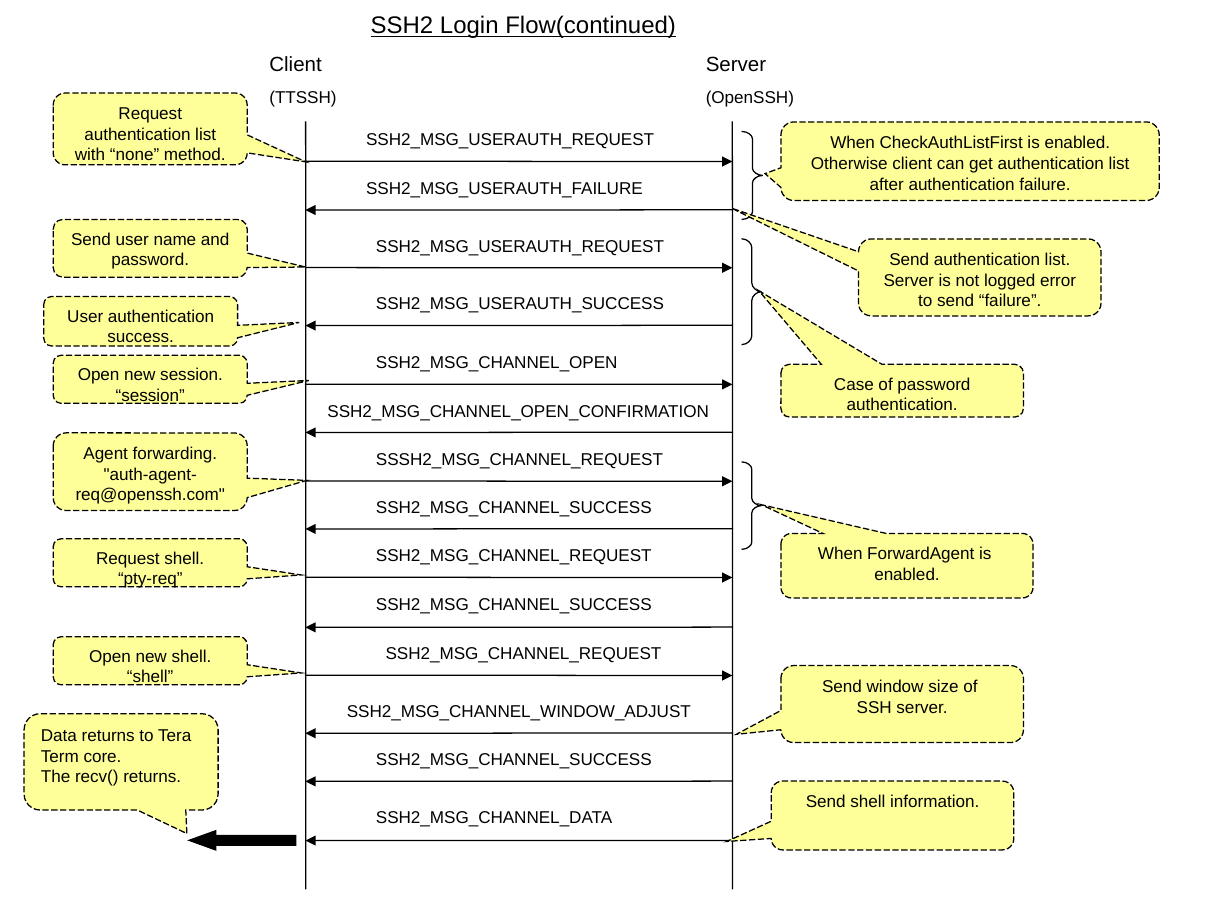
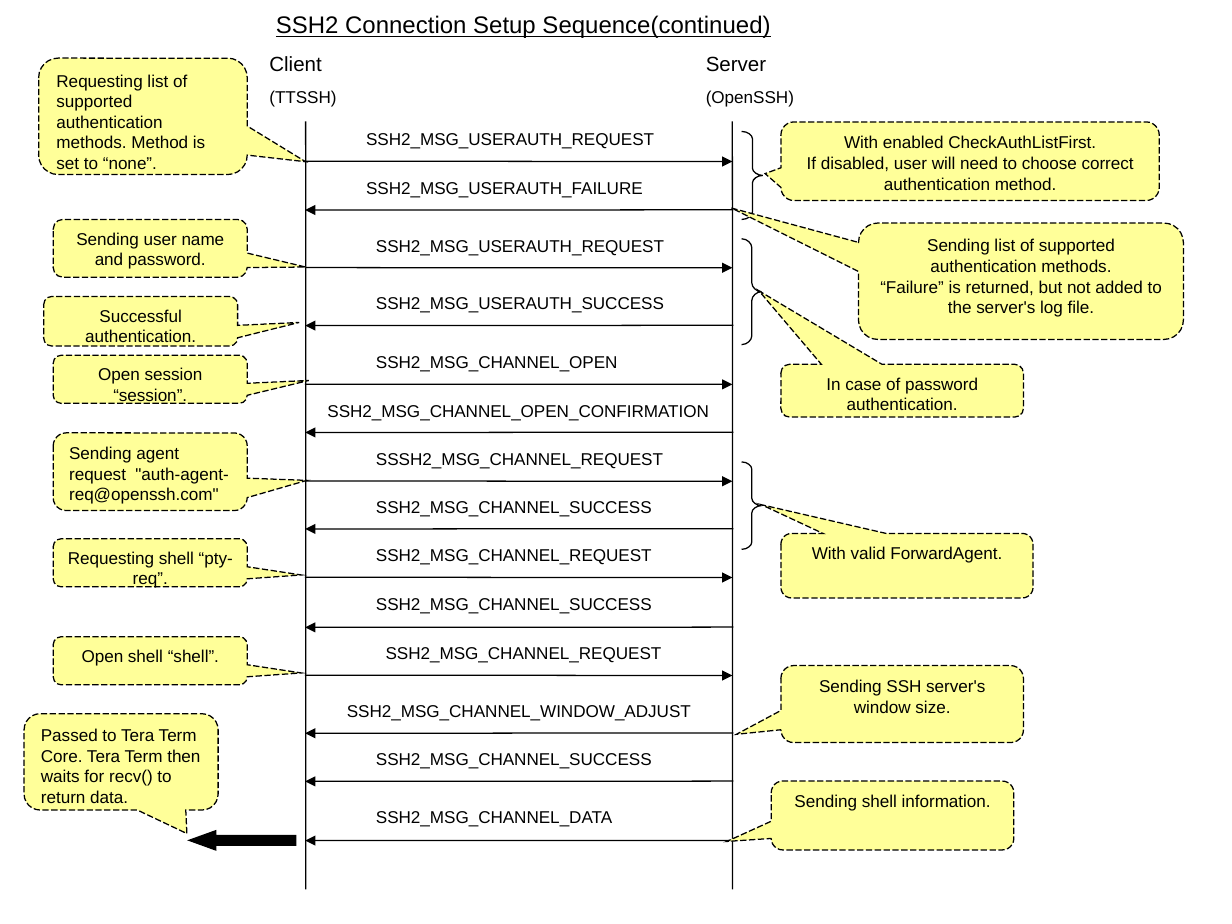
Before and after one commit to TeraTermProject/teraterm-mirror-gitsvn, a slide deck: slide 2 of doc/en/html/reference/image/ssh2_sequence.ppt. Drawn at 1232x924 pixels with LibreOffice and Linux fonts; fonts in the diff are those of the drawing. Boxes give left, top, right and bottom in pixels: in the first picture for what was removed or moved away, otherwise in the second. Text is boxed around its words. In the diff, an @@ line names an element or a change of style, - is before the commit and + after.

Commit message:
Correct the English text. Thanks to Boris.

```diff
--- a/doc/en/html/reference/image/ssh2_sequence.ppt
+++ b/doc/en/html/reference/image/ssh2_sequence.ppt
@@ title at <box>276,15,770,38</box>: text changed @@
-SSH2 Login Flow(continued)
+SSH2 Connection Setup Sequence(continued)
@@ rounded speech box "Requesting list of supported authentication ...": place and size @@
-rounded speech box "Requesting list of supported authentication ..." at <box>53,94,246,165</box>
+rounded speech box "Requesting list of supported authentication ..." at <box>38,58,246,174</box>
@@ rounded speech box "Requesting list of supported authentication ..." at <box>38,58,246,174</box>: proportions changed @@
@@ text in rounded speech box at <box>56,74,205,169</box>: text changed @@
-Request authentication list with “none” method.
+Requesting list of supported authentication methods. Method is set to “none”.
@@ text in rounded speech box at <box>807,135,1134,190</box>: text changed @@
-When CheckAuthListFirst is enabled.
-Otherwise client can get authentication list after authentication failure.
+With enabled CheckAuthListFirst.
+If disabled, user will need to choose correct authentication method.
@@ text in rounded speech box at <box>76,232,225,269</box>: text changed @@
-Send user name and password.
+Sending user name and password.
@@ rounded speech box "Sending list of supported authentication ..." at <box>859,223,1184,339</box>: proportions changed @@
@@ rounded speech box "Sending list of supported authentication ...": place and size @@
-rounded speech box "Sending list of supported authentication ..." at <box>859,239,1101,315</box>
+rounded speech box "Sending list of supported authentication ..." at <box>859,223,1184,339</box>
@@ text in rounded speech box at <box>880,238,1162,317</box>: text changed @@
-Send authentication list.
-Server is not logged error to send “failure”.
+Sending list of supported authentication methods.
+“Failure” is returned, but not added to the server's log file.
@@ text in rounded speech box at <box>85,309,196,346</box>: text changed @@
-User authentication success.
+Successful authentication.
@@ text in rounded speech box at <box>98,367,203,405</box>: text changed @@
-Open new session.
-“session”
+Open session “session”.
@@ text in rounded speech box at <box>826,377,978,410</box>: text changed @@
-Case of password authentication.
+In case of password authentication.
@@ text in rounded speech box at <box>69,446,228,504</box>: text changed @@
-Agent forwarding.
-"auth-agent-req@openssh.com"
+Sending agent request "auth-agent-req@openssh.com"
@@ text in rounded speech box at <box>68,551,233,588</box>: text changed @@
-Request shell.
-“pty-req”
+Requesting shell “pty-req”.
@@ text in rounded speech box at <box>812,546,1002,563</box>: text changed @@
-When ForwardAgent is
-enabled.
+With valid ForwardAgent.
@@ text in rounded speech box at <box>82,649,219,666</box>: text changed @@
-Open new shell.
-“shell”
+Open shell “shell”.
@@ text in rounded speech box at <box>819,679,985,713</box>: text changed @@
-Send window size of
-SSH server.
+Sending SSH server's window size.
@@ text in rounded speech box at <box>41,728,200,803</box>: text changed @@
-Data returns to Tera Term core.
-The recv() returns.
+Passed to Tera Term Core. Tera Term then waits for recv() to return data.
@@ text in rounded speech box at <box>794,794,991,811</box>: text changed @@
-Send shell information.
+Sending shell information.
```
Also in this commit, not shown: 2 other slides changed, 28 other files.
